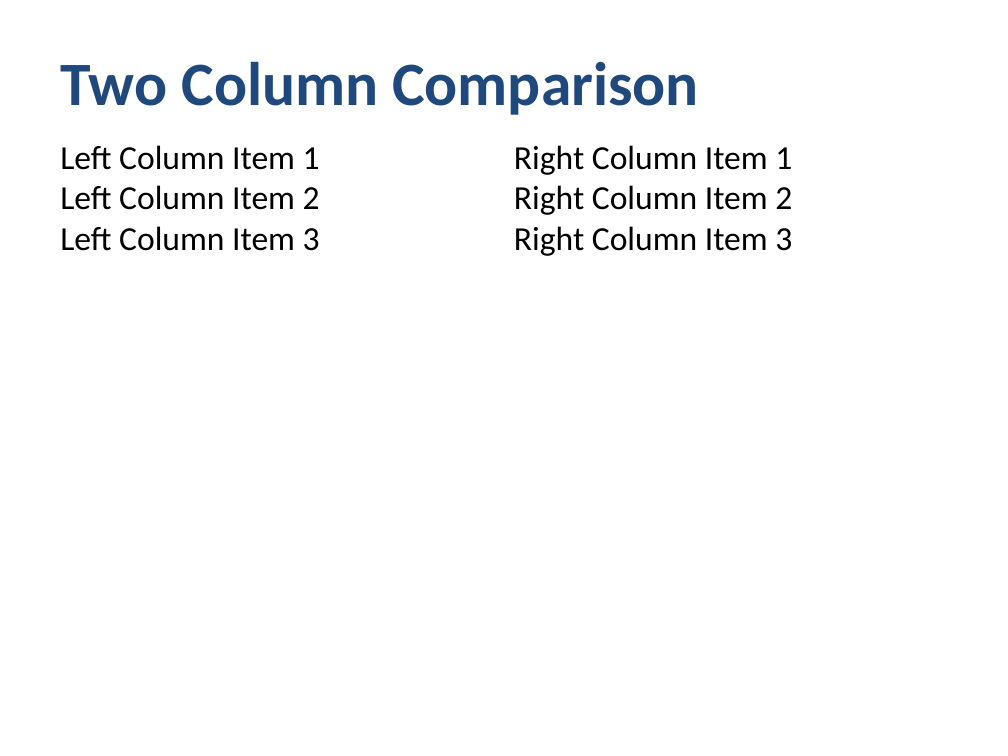
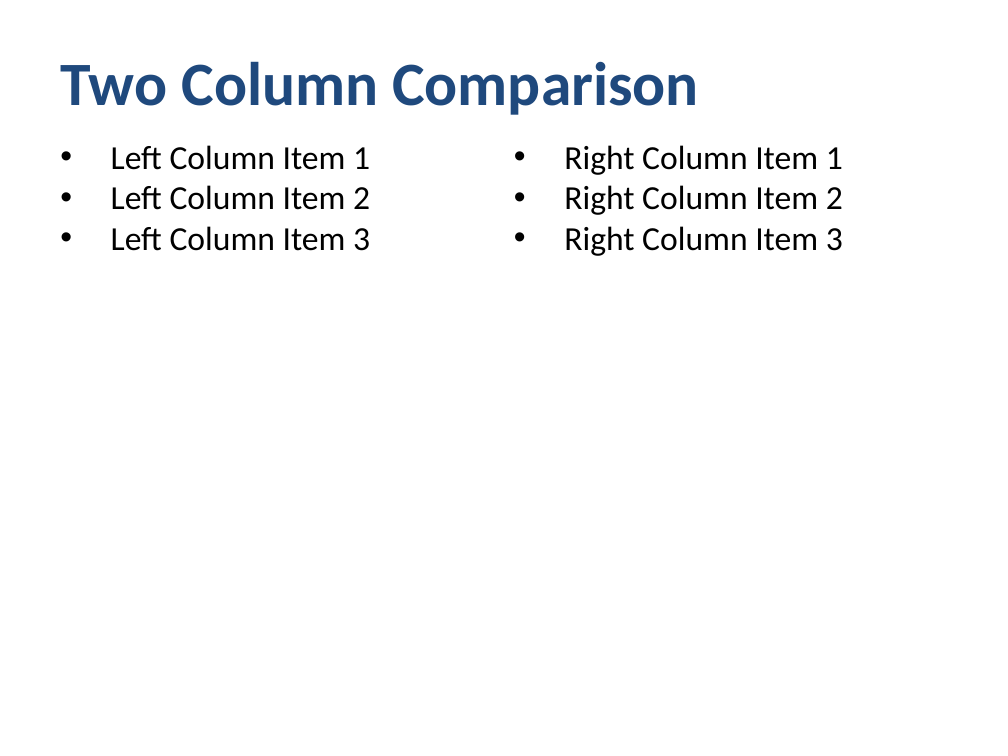
Before and after one commit to yingkitw/ppt-rs, a slide deck: slide 5 of comprehensive_demo.pptx. Drawn at 1008x756 pixels with LibreOffice and Linux fonts; fonts in the diff are those of the drawing. Boxes give left, top, right and bottom in pixels: in the first picture for what was removed or moved away, otherwise in the second. Text is boxed around its words. In the diff, an @@ line names an element or a change of style, - is before the commit and + after.

Commit message:
Enhance README and TODO with new template and theme features; update demo with bullet styles and image handling
- Added sections for presentation templates and themes in README.md, showcasing usage examples for business proposals, status reports, and various themes.
- Expanded TODO.md to reflect the completion of the template system and layout helpers.
- Updated comprehensive_demo.rs to demonstrate new bullet styles (numbered, lettered, roman, custom) and image loading from base64 and bytes.
- Introduced new image handling capabilities in the generator, allowing images to be created from various sources.

```diff
--- a/comprehensive_demo.pptx
+++ b/comprehensive_demo.pptx
@@ text "Left Column Item 1" at bbox=[111, 145, 370, 251]: bullet none to • @@
@@ text "Right Column Item 1" at bbox=[564, 145, 843, 256]: bullet none to • @@
```
Also in this commit, not shown: 4 other slides changed, 11 slides added, 32 other files.
